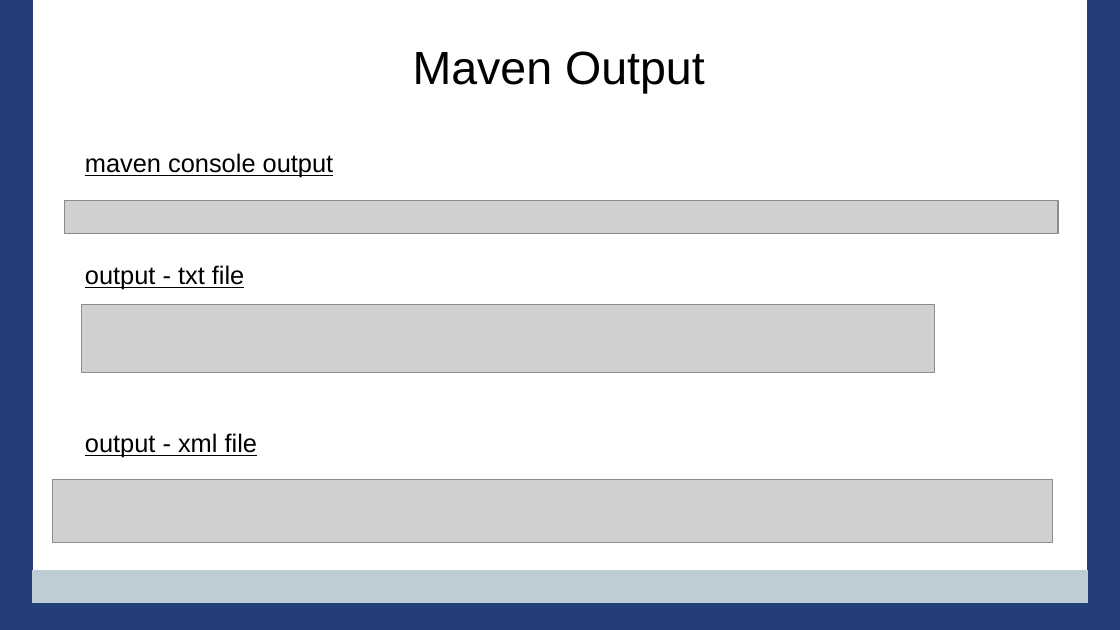
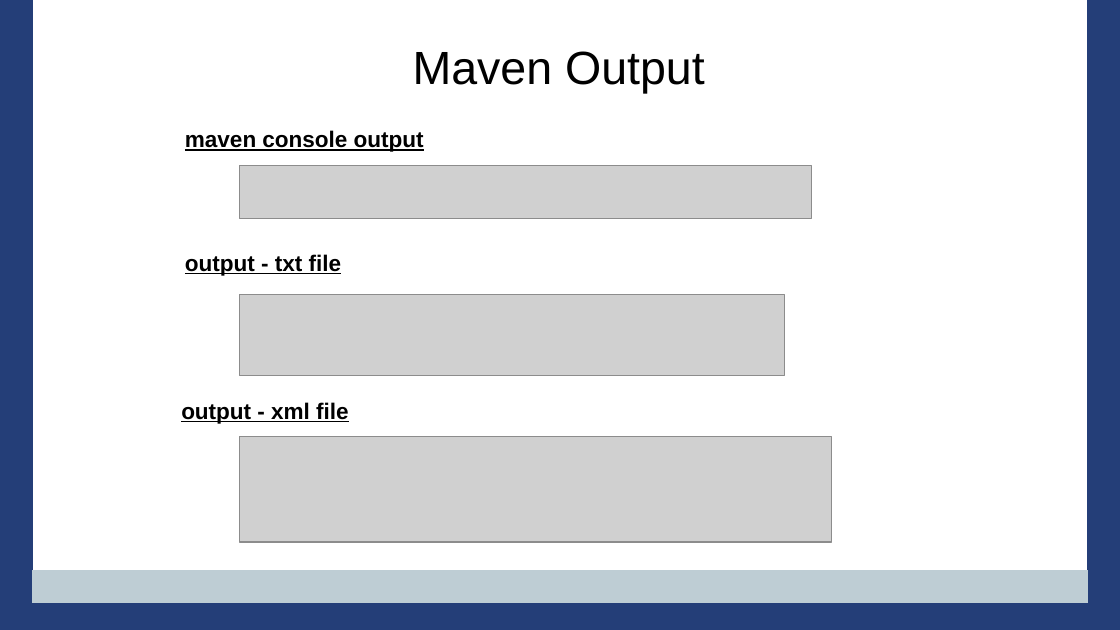
Before and after one commit to PennState/junit5-presentation, a slide deck: slide 25 of src/site/presentation/Junit5_Presentation_JavaOne_2016.odp (slide 24 before the commit). Drawn at 1120x630 pixels with LibreOffice and Linux fonts; fonts in the diff are those of the drawing; grey boxes stand for pictures; background and template pictures are left out. Boxes give left, top, right and bottom in pixels: in the first picture for what was removed or moved away, otherwise in the second. Text is boxed around its words. In the diff, an @@ line names an element or a change of style, - is before the commit and + after.

```diff
--- a/src/site/presentation/Junit5_Presentation_JavaOne_2016.odp
+++ b/src/site/presentation/Junit5_Presentation_JavaOne_2016.odp
@@ title "maven console output": place and size @@
-title "maven console output" at bbox=[85, 153, 334, 178]
+title "maven console output" at bbox=[185, 130, 424, 152]
@@ picture: place and size @@
-picture at bbox=[64, 200, 1058, 234]
+picture at bbox=[239, 166, 811, 220]
@@ title "output - txt file": place and size @@
-title "output - txt file" at bbox=[85, 265, 244, 289]
+title "output - txt file" at bbox=[185, 254, 342, 276]
@@ picture: place and size @@
-picture at bbox=[81, 305, 935, 373]
+picture at bbox=[239, 295, 784, 376]
@@ size 18 to 16 pt, bold on in 3 elements at bbox=[185, 254, 342, 276], bbox=[185, 130, 424, 152], bbox=[181, 402, 349, 424] @@
@@ title "output - xml file": place and size @@
-title "output - xml file" at bbox=[85, 433, 257, 458]
+title "output - xml file" at bbox=[181, 402, 349, 424]
@@ picture: place and size @@
-picture at bbox=[52, 480, 1052, 542]
+picture at bbox=[239, 437, 831, 543]
```
Also in this commit, not shown: 19 other slides changed, 1 slide added, 1 slide removed, 2 other files.
